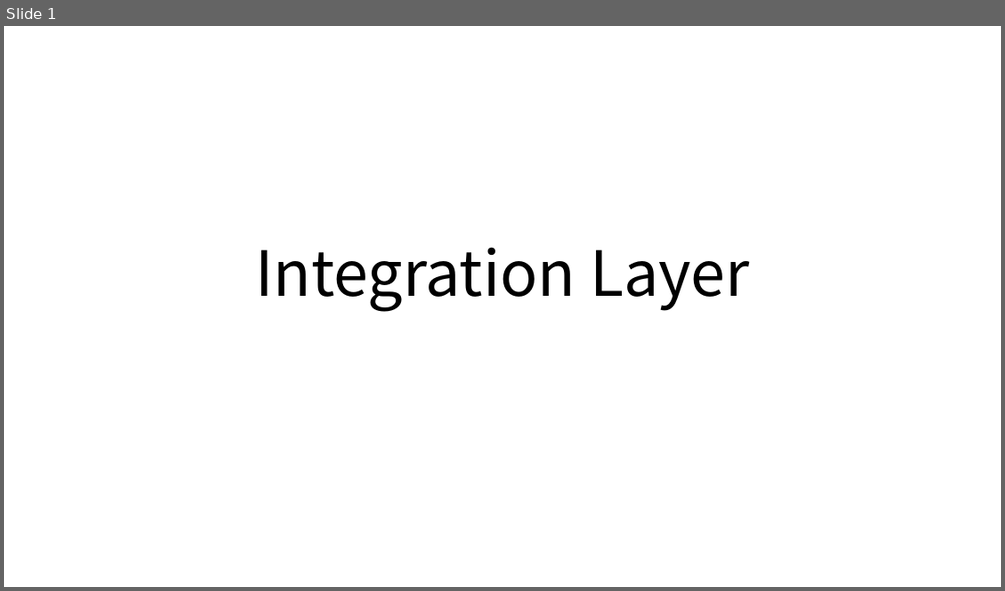
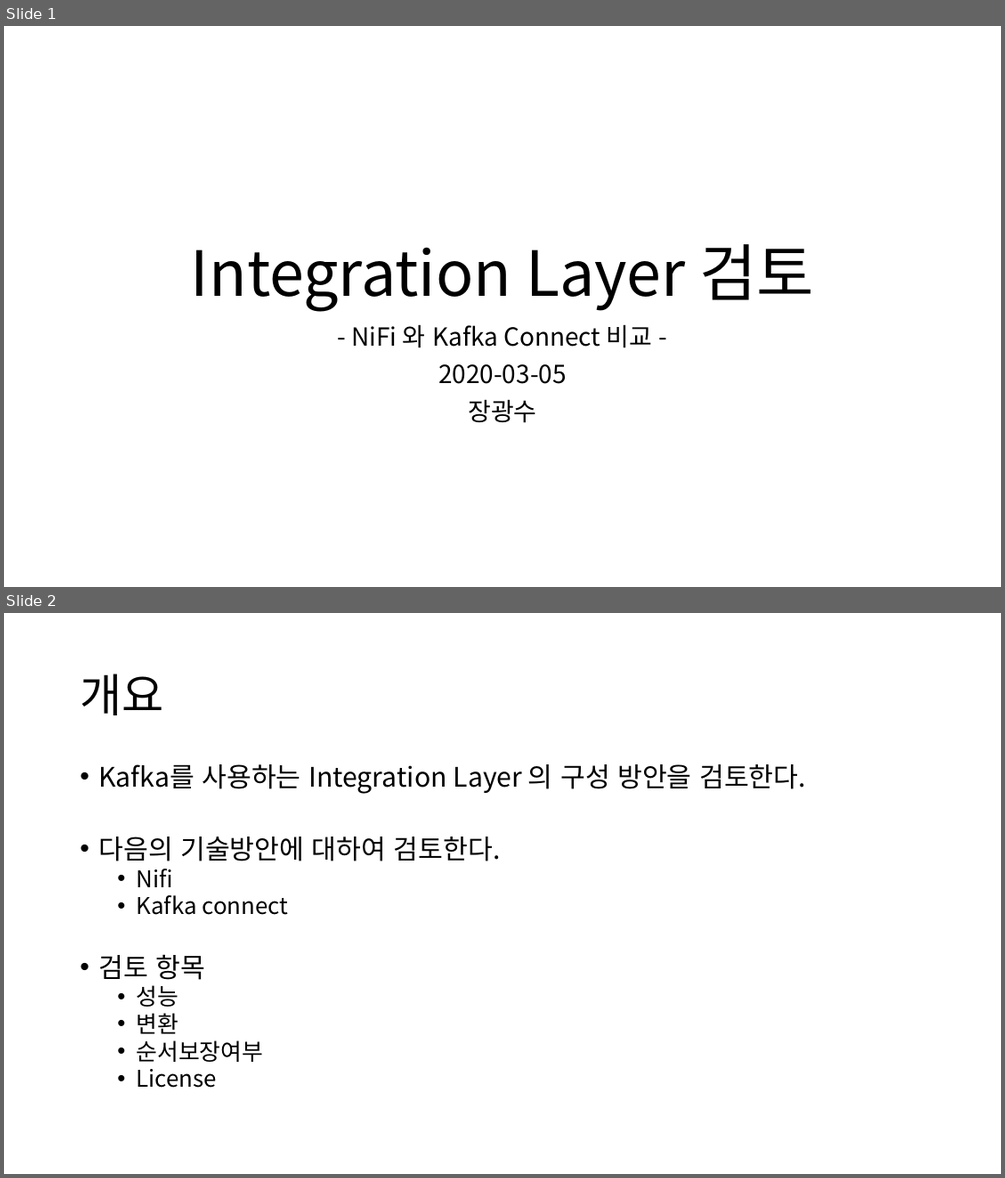
Before and after one commit to gwangsoo/Nifi-Or-Kafka-Connect, a slide deck: db2db_구조.pptx. Shown one above the other, each under a label of ours: slide 1 before the commit, slides 1 and 2 after it. The pictures are 1005x591 and 1005x1178 pixels, drawn with LibreOffice and Linux fonts; fonts in the diff are those of the drawing. Boxes give left, top, right and bottom in pixels: in the first picture for what was removed or moved away, otherwise in the second. Text is boxed around its words. In the diff, an @@ line names an element or a change of style, - is before the commit and + after.

```diff
--- a/db2db_구조.pptx
+++ b/db2db_구조.pptx
@@ slide 2 added at (x1=4, y1=613, x2=1001, y2=1174), background #FFFFFF @@
@@ title added at (x1=80, y1=674, x2=163, y2=715), 44 pt, text #000000 @@
+개요
@@ text added at (x1=98, y1=764, x2=806, y2=1087), 25.9 pt, text #000000 @@
+• Kafka를 사용하는 Integration Layer 의 구성 방안을 검토한다.
+• 다음의 기술방안에 대하여 검토한다.
+  • Nifi
+  • Kafka connect
+• 검토 항목
+  • 성능
+  • 변환
+  • 순서보장여부
+  • License
@@ slide 1 changed as well @@
@@ title at (x1=191, y1=244, x2=814, y2=311): text changed @@
-Integration Layer
+Integration Layer 검토
@@ subtitle added at (x1=351, y1=324, x2=653, y2=423), 24 pt, text #000000 @@
+- NiFi 와 Kafka Connect 비교 -
+2020-03-05
+장광수
```
Also in this commit, not shown: 1 other slide changed, 5 other slides added, 6 slides removed.
